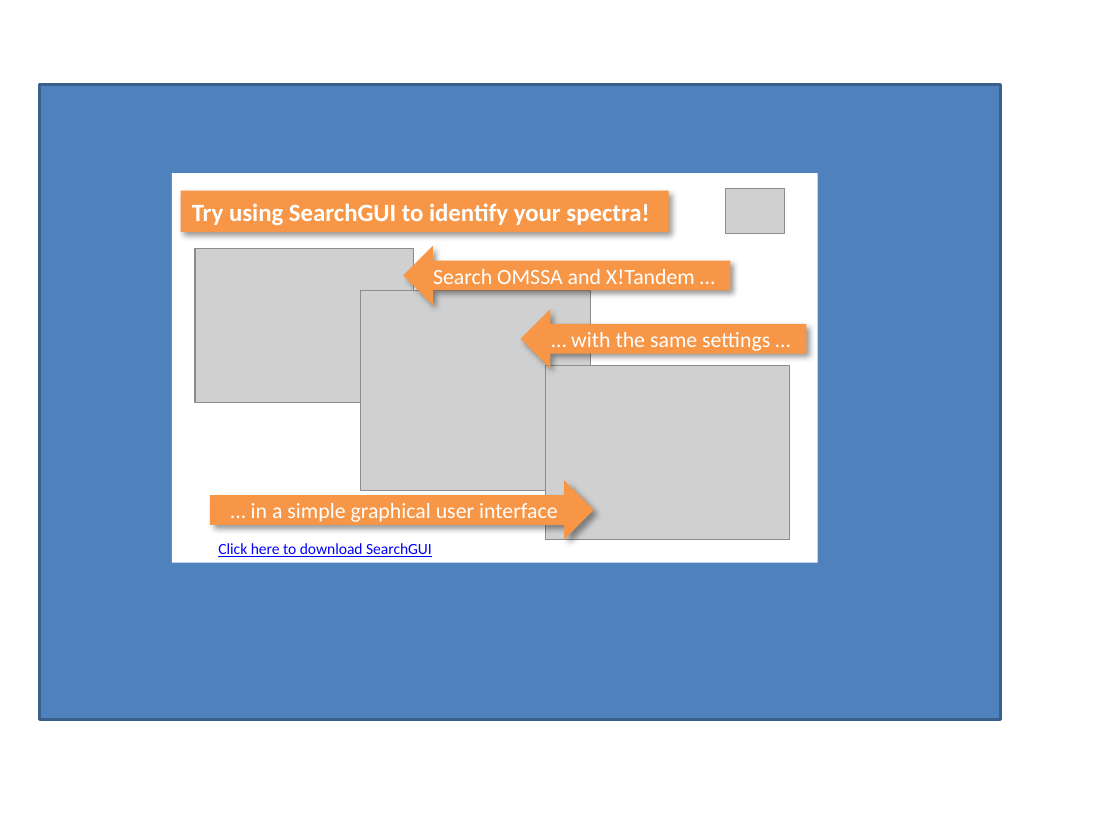
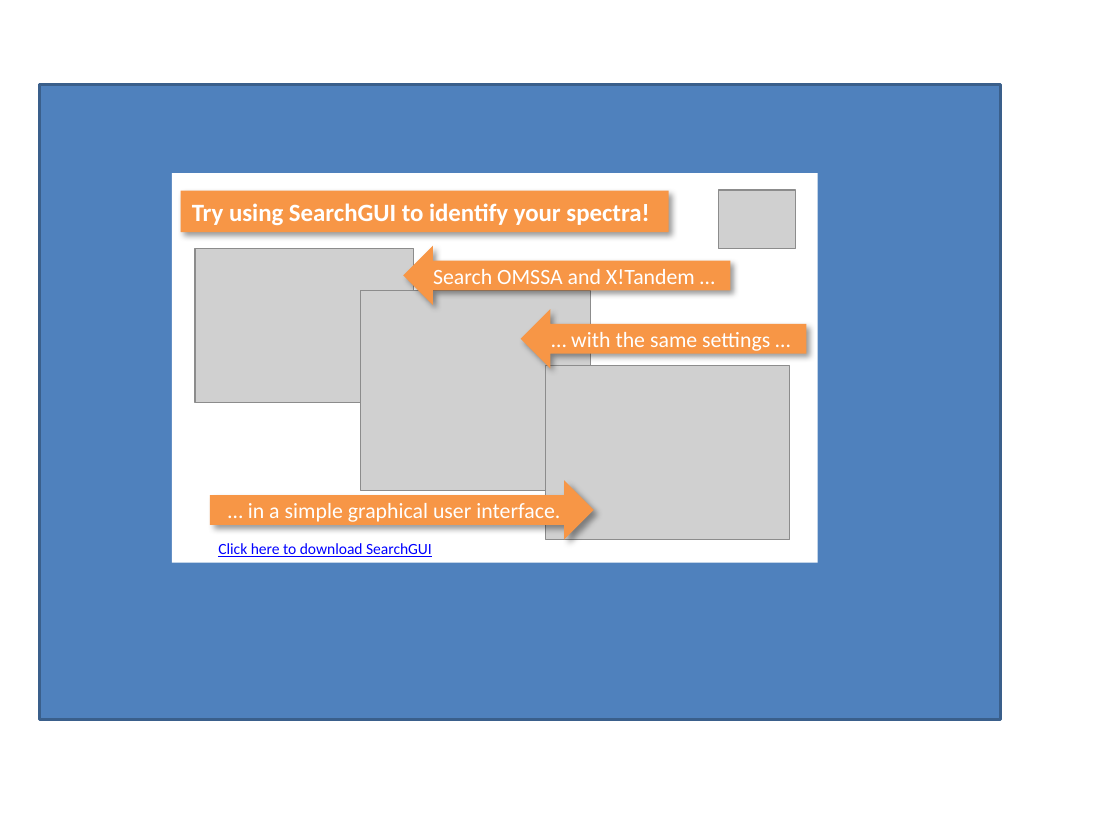
Before and after one commit to compomics/peptide-shaker, a slide deck: slide 9 of wiki/getting_started/getting_started.pptx. Drawn at 1120x840 pixels with LibreOffice and Linux fonts; fonts in the diff are those of the drawing; grey boxes stand for pictures. Boxes give left, top, right and bottom in pixels: in the first picture for what was removed or moved away, otherwise in the second. Text is boxed around its words. In the diff, an @@ line names an element or a change of style, - is before the commit and + after.

```diff
--- a/wiki/getting_started/getting_started.pptx
+++ b/wiki/getting_started/getting_started.pptx
@@ picture: place and size @@
-picture at <box>725,188,784,233</box>
+picture at <box>718,190,795,249</box>
@@ text in right arrow at <box>248,503,560,522</box>: text changed @@
-… in a simple graphical user interface
+… in a simple graphical user interface.
```
Also in this commit, not shown: 2 other slides changed, 1 slide added.
